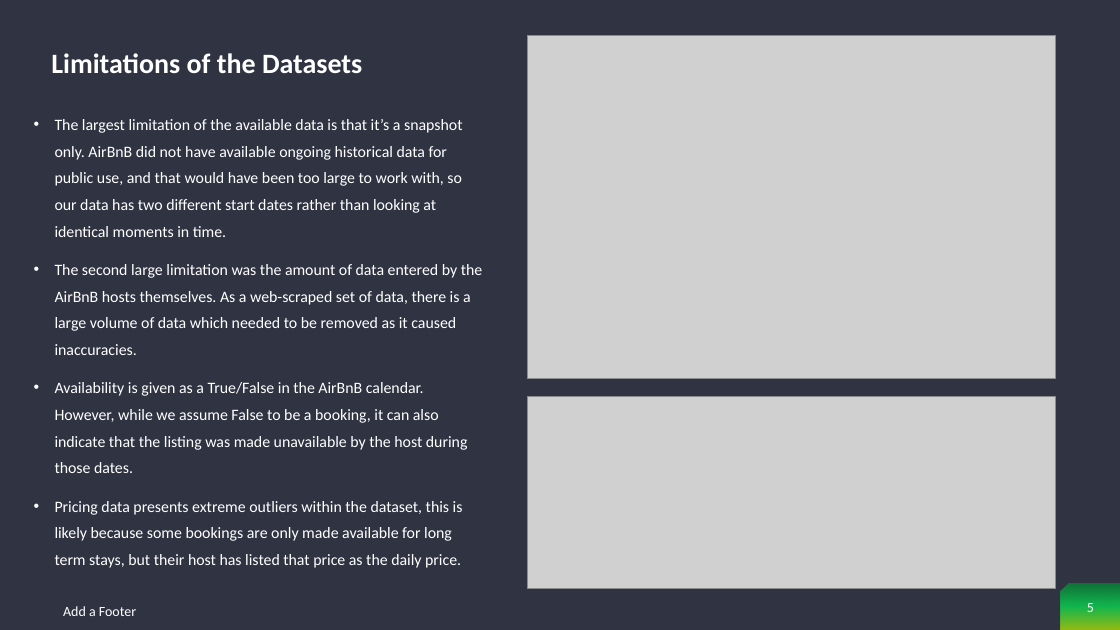
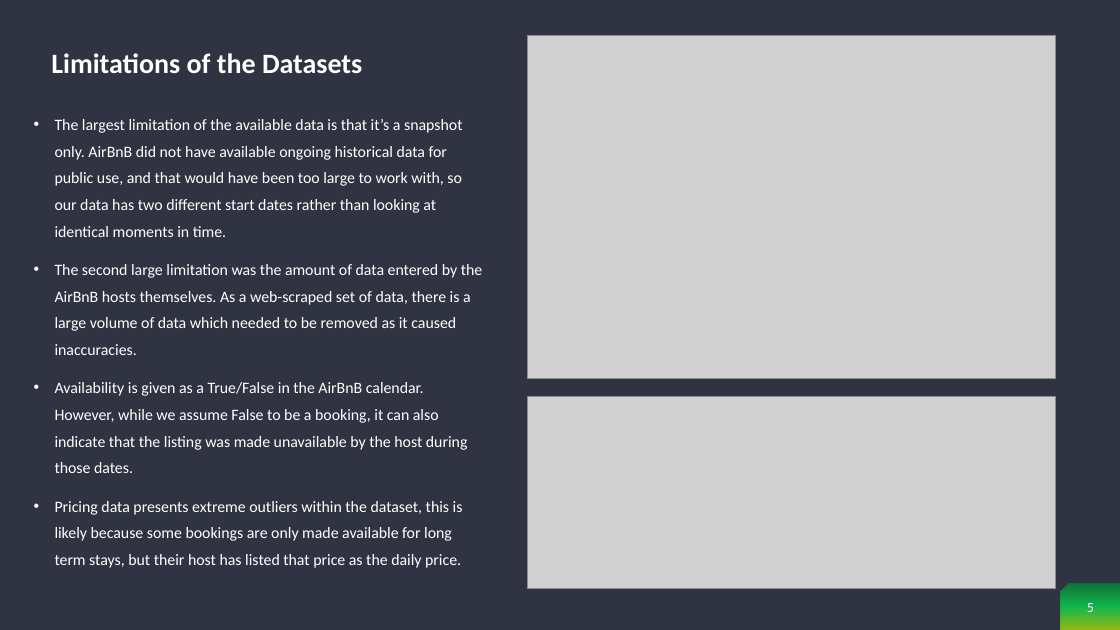
Before and after one commit to cjdance/Project_1, a slide deck: slide 5 of AirBnb Project - Sherin, Neena and Cody.pptx. Drawn at 1120x630 pixels with LibreOffice and Linux fonts; fonts in the diff are those of the drawing; grey boxes stand for pictures. Boxes give left, top, right and bottom in pixels: in the first picture for what was removed or moved away, otherwise in the second. Text is boxed around its words. In the diff, an @@ line names an element or a change of style, - is before the commit and + after.

```diff
--- a/AirBnb Project - Sherin, Neena and Cody.pptx
+++ b/AirBnb Project - Sherin, Neena and Cody.pptx
@@ text removed at [63,606,136,616] @@
-Add a Footer
```
Also in this commit, not shown: 6 other slides changed, 1 slide added, 1 slide removed, 1 other file.
